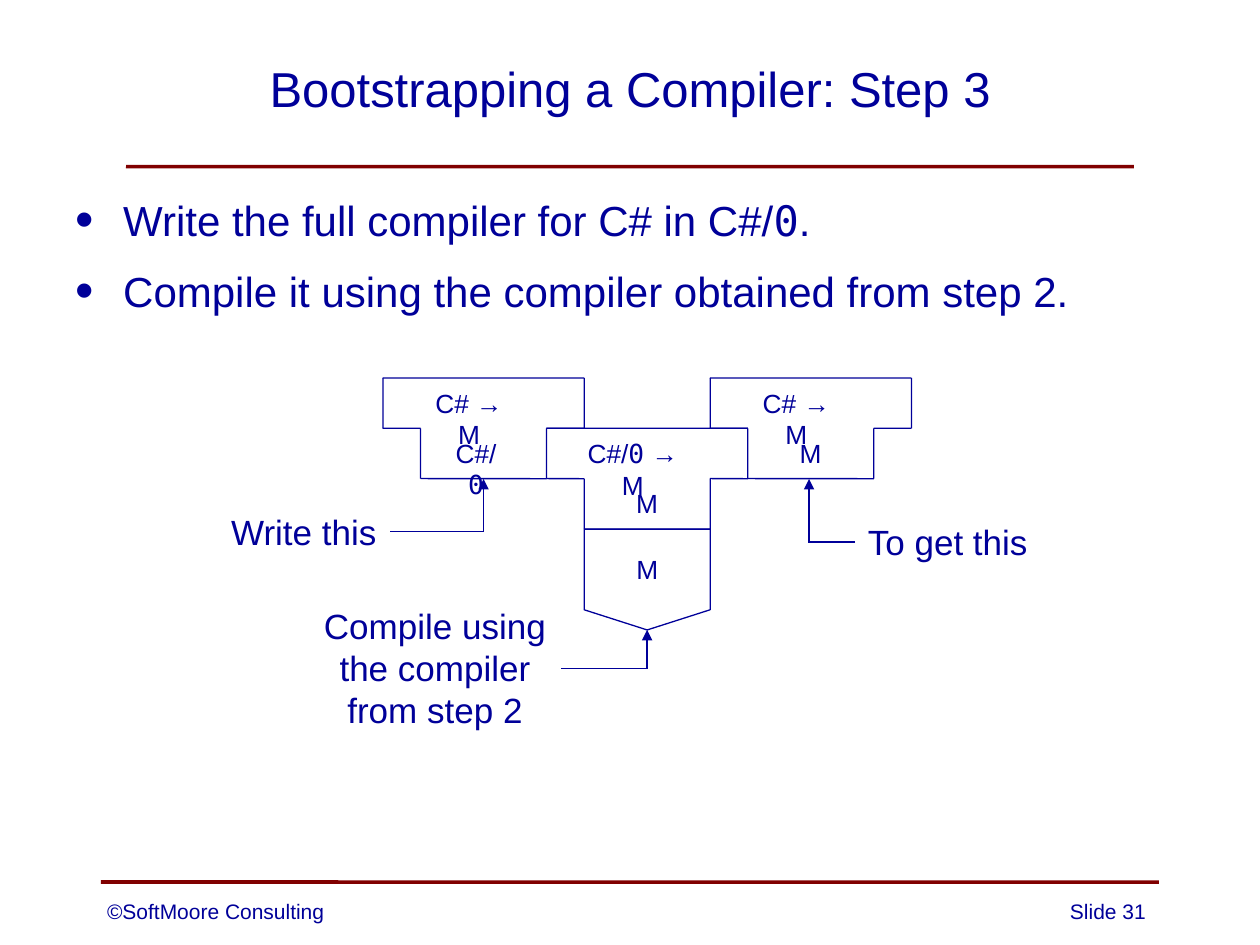
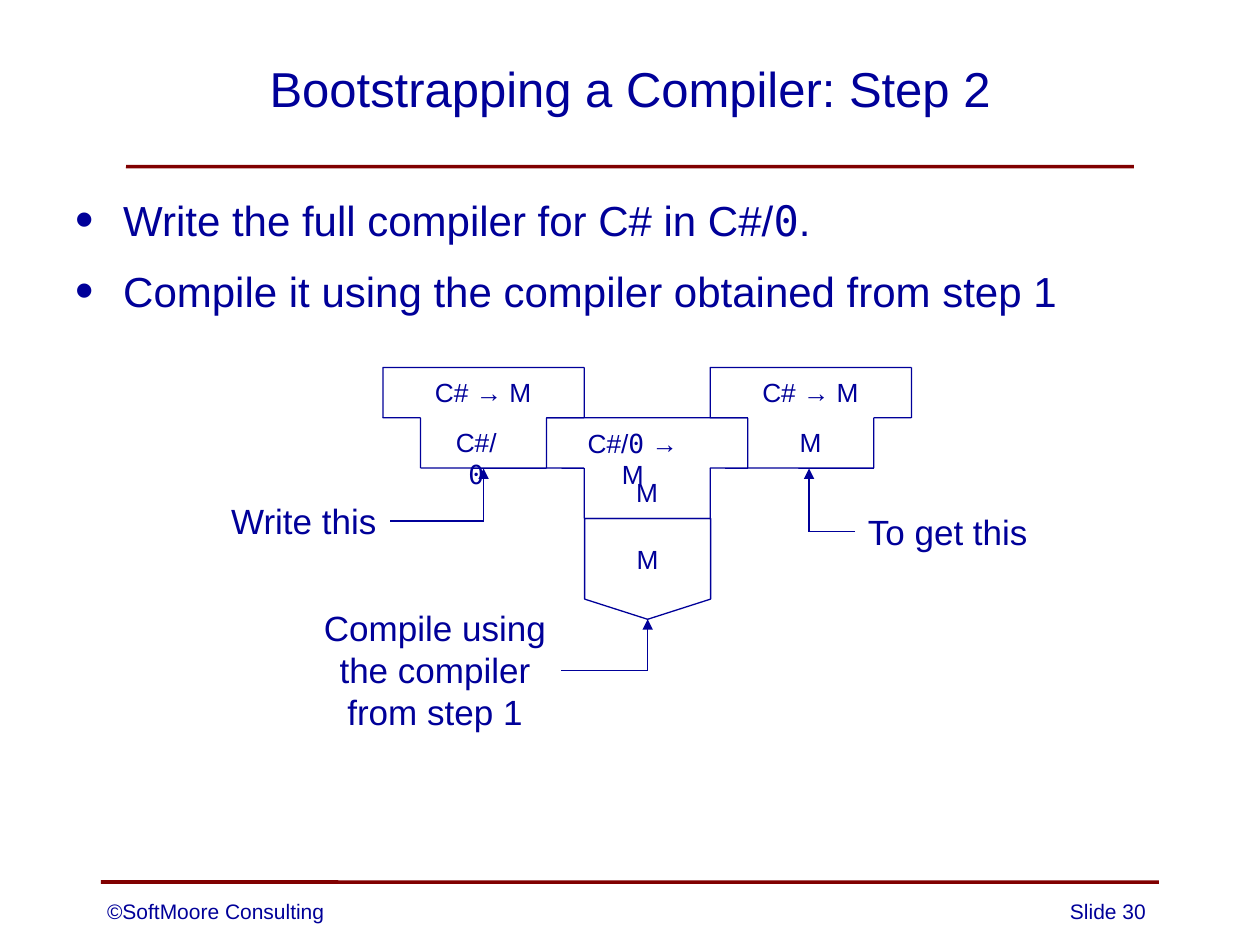
Before and after one commit to SoftMoore/CPRL, a slide deck: slide 30 of PowerPoint Slides/01 - Overview of Compilers.pptx (slide 31 before the commit). Drawn at 1260x945 pixels with LibreOffice and Linux fonts; fonts in the diff are those of the drawing. Boxes give left, top, right and bottom in pixels: in the first picture for what was removed or moved away, otherwise in the second. Text is boxed around its words. In the diff, an @@ line names an element or a change of style, - is before the commit and + after.

Commit message:
added handout on JShell; modified/simplified slides on bootstrapping

```diff
--- a/PowerPoint Slides/01 - Overview of Compilers.pptx
+++ b/PowerPoint Slides/01 - Overview of Compilers.pptx
@@ title at [270, 71, 990, 117]: text changed @@
-Bootstrapping a Compiler: Step 3
+Bootstrapping a Compiler: Step 2
@@ text at [123, 276, 1056, 316]: text changed @@
-• Compile it using the compiler obtained from step 2.
+• Compile it using the compiler obtained from step 1
@@ 22 lines, 8 texts, 2 elbow arrows, 1 flow chart offpage connector: place and size @@
-22 lines, 8 texts, 2 elbow arrows, 1 flow chart offpage connector at [231, 378, 1027, 630]
+22 lines, 8 texts, 2 elbow arrows, 1 flow chart offpage connector at [231, 368, 1027, 620]
@@ elbow arrow moved from (561, 669) - (648, 630) to (561, 670) - (648, 620) @@
@@ text at [347, 699, 522, 732]: text changed @@
-from step 2
+from step 1
@@ page number at [1070, 903, 1145, 920]: text changed @@
-Slide 31
+Slide 30
```
Also in this commit, not shown: 1 other slide changed, 1 slide removed, 1 other file.
